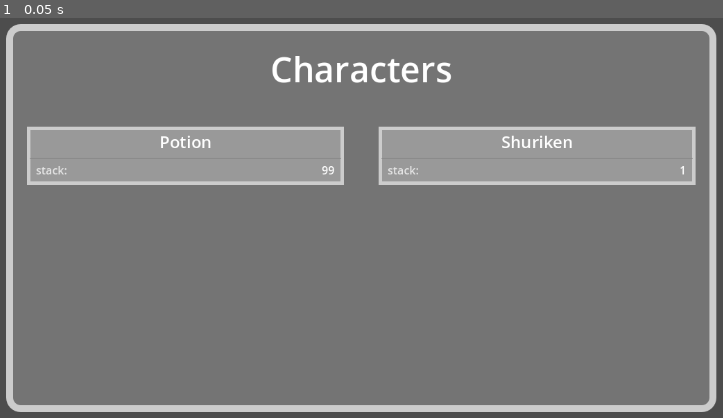
Above: before the commit, frame 1.
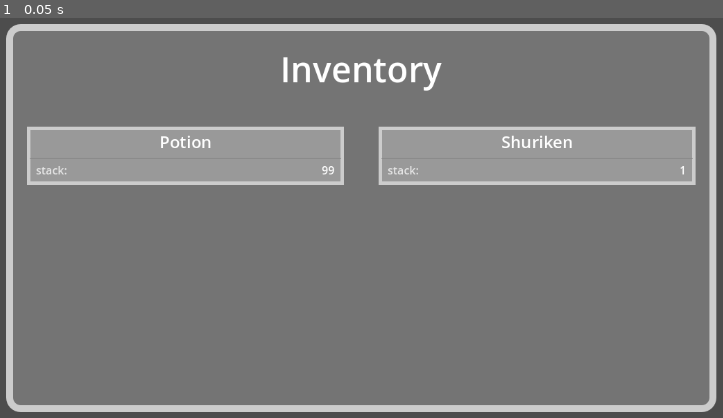
Above: after the commit, the same moment.

Repository: eevicteen/elemental-rpg-prototype
Game: Godot game, scene res://ui/inventory_screen.tscn
Same seed, same stepped clock (60 frames per second), same inputs: the game is played once before the commit and once after it. This scene is started directly instead of the project's main scene.
Inputs:
- Up to frame 1 (0.05 s): no input

The runs differ from the first frame. In frame 1, 0.8% of the frame differs, in the area x 37-63%, y 9-19%.

Commit message:
fixed inventory and item labels

Diff:
--- a/actions/action.gd
+++ b/actions/action.gd
@@ -4,6 +4,7 @@
 @export var description := 'Default Description'
 @export var is_heal := false
 @export var is_charge := false
+@export var is_item_action := false
 
 #will be overridden in the child action resources. performs the action.
 func execute(source, target):
--- a/characters/character.gd
+++ b/characters/character.gd
@@ -64,7 +64,10 @@
 		await get_tree().create_timer(1.5).timeout
 		return
 
-	emit_signal("text_emitted", char_name + " is performing " + action.action_name)
+	if action.is_item_action:
+		emit_signal("text_emitted", char_name + action.action_name)
+	else:
+		emit_signal("text_emitted", char_name + " is performing " + action.action_name)
 	await get_tree().create_timer(1).timeout
 	await action.execute(self, target)
 
--- a/combat/battle_ui.gd
+++ b/combat/battle_ui.gd
@@ -65,8 +65,10 @@
 func _on_item_selected(item):
 	print(item)
 	var item_new = GameState.inventory[item]["scene"].new()
+
 	selected_action = item_new.use_action.new()
-	selected_action.action_name = "Use " + item_new.item_name
+	selected_action.is_item_action = true
+	selected_action.action_name = " is using a " + item_new.item_name +"."
 	print(selected_action.action_name)
 	if selected_action.is_heal:
 		selected_action.heal_amount = item_new.item_degree
--- a/ui/inventory_screen.tscn
+++ b/ui/inventory_screen.tscn
@@ -42,7 +42,7 @@
 layout_mode = 2
 size_flags_horizontal = 4
 theme_override_font_sizes/font_size = 50
-text = "Characters"
+text = "Inventory"
 
 [node name="InventorySet" type="HBoxContainer" parent="MarginContainer/MenuVBox"]
 layout_mode = 2
